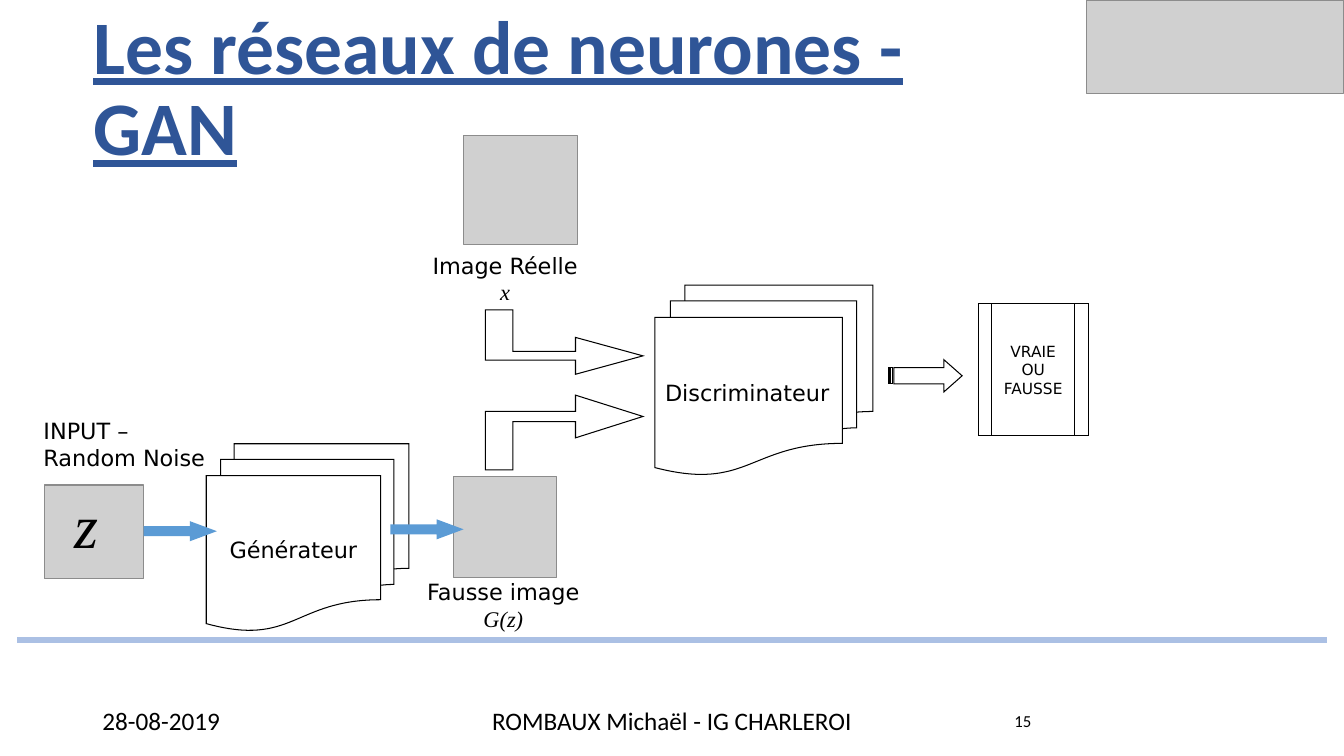
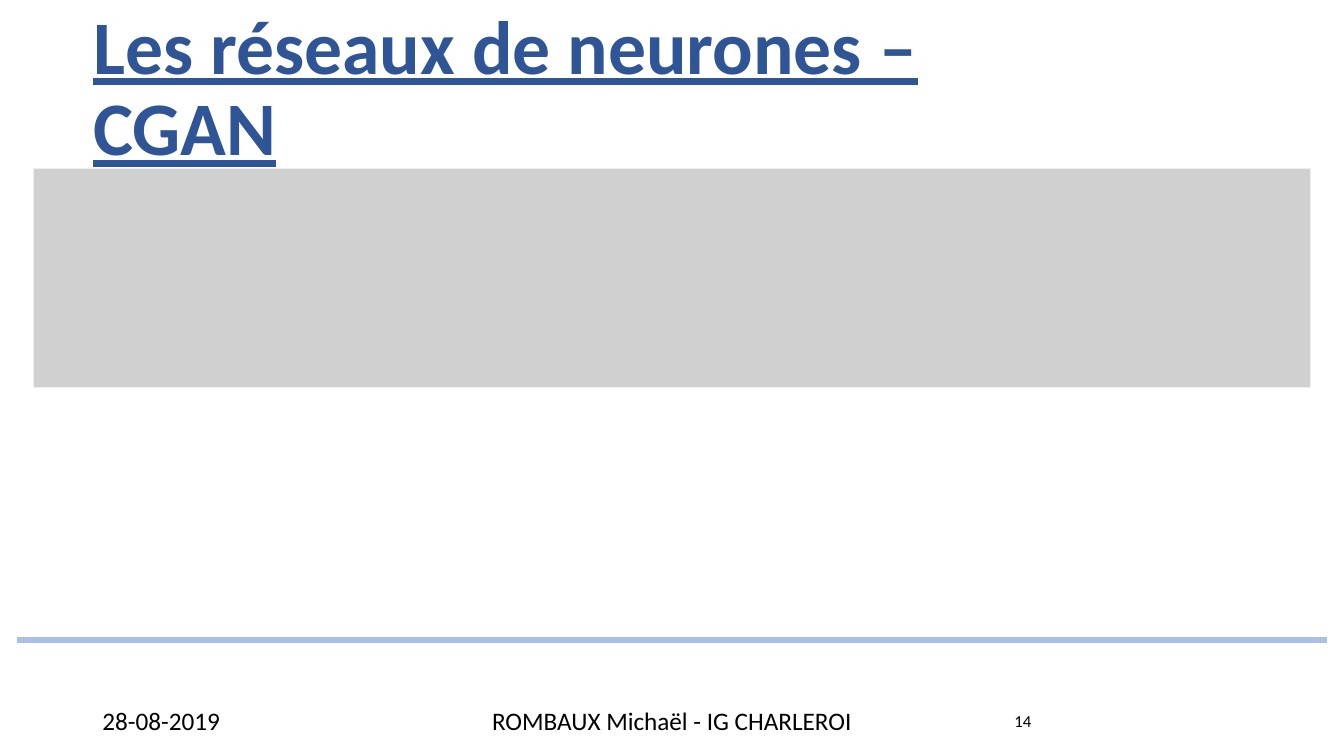
Before and after one commit to rombaux/PyTorch-GAN, a slide deck: slide 14 of assets/20190828_TFE.pptx (slide 15 before the commit). Drawn at 1344x756 pixels with LibreOffice and Linux fonts; fonts in the diff are those of the drawing; grey boxes stand for pictures; background and template pictures are left out. Boxes give left, top, right and bottom in pixels: in the first picture for what was removed or moved away, otherwise in the second. Text is boxed around its words. In the diff, an @@ line names an element or a change of style, - is before the commit and + after.

Commit message:
powerpoint update

```diff
--- a/assets/20190828_TFE.pptx
+++ b/assets/20190828_TFE.pptx
@@ title at bbox=[93, 21, 862, 173]: text changed @@
-Les réseaux de neurones - GAN
+Les réseaux de neurones – CGAN
@@ picture removed at bbox=[1087, 0, 1344, 94] @@
@@ picture removed at bbox=[464, 136, 578, 245] @@
@@ picture added at bbox=[33, 168, 1311, 387] @@
@@ text removed at bbox=[433, 256, 578, 300] @@
-Image Réelle
-x
@@ flow chart multidocument removed at bbox=[655, 285, 873, 475] @@
-Discriminateur
@@ freeform shape removed at bbox=[486, 310, 643, 374] @@
@@ flow chart predefined process removed at bbox=[978, 303, 1088, 436] @@
-VRAIE
-OU
-FAUSSE
@@ striped right arrow removed at bbox=[889, 360, 963, 392] @@
@@ freeform shape removed at bbox=[486, 395, 643, 470] @@
@@ text removed at bbox=[43, 422, 205, 467] @@
-INPUT – Random Noise
@@ flow chart multidocument removed at bbox=[207, 444, 409, 630] @@
-Générateur
@@ picture removed at bbox=[454, 477, 558, 579] @@
@@ picture removed at bbox=[44, 485, 144, 579] @@
@@ text removed at bbox=[75, 519, 99, 548] @@
-z
@@ right arrow removed at bbox=[143, 521, 217, 541] @@
@@ right arrow removed at bbox=[390, 519, 464, 539] @@
@@ text removed at bbox=[427, 583, 580, 632] @@
-Fausse image
-G(z)
@@ page number at bbox=[1014, 716, 1031, 727]: text changed @@
-15
+14
```
Also in this commit, not shown: 14 other slides changed.
